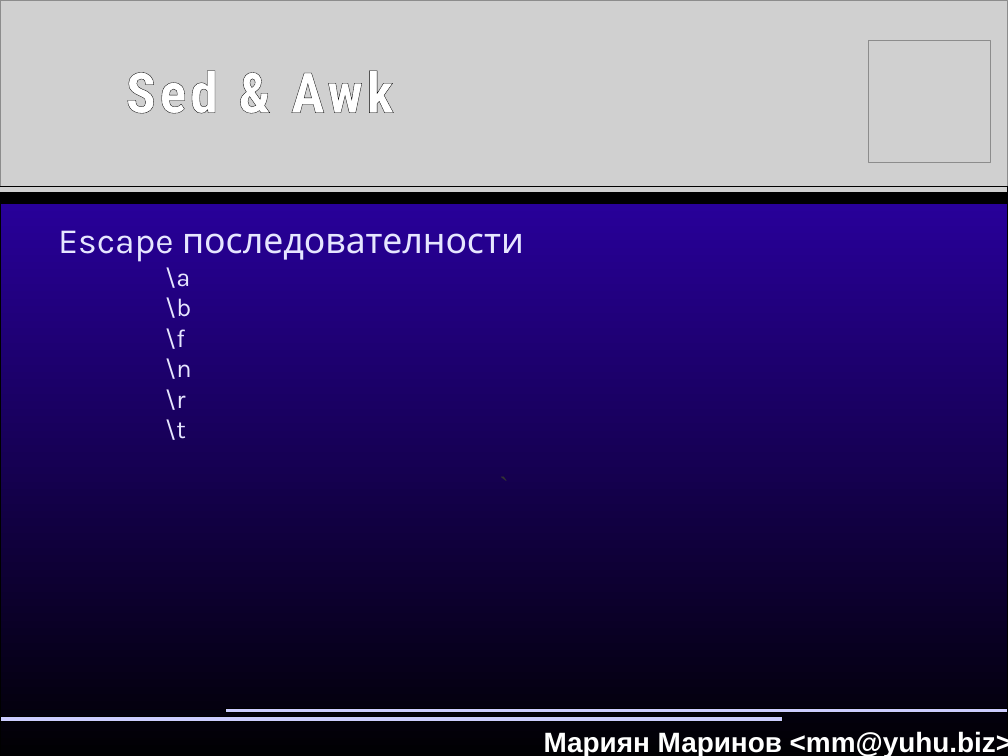
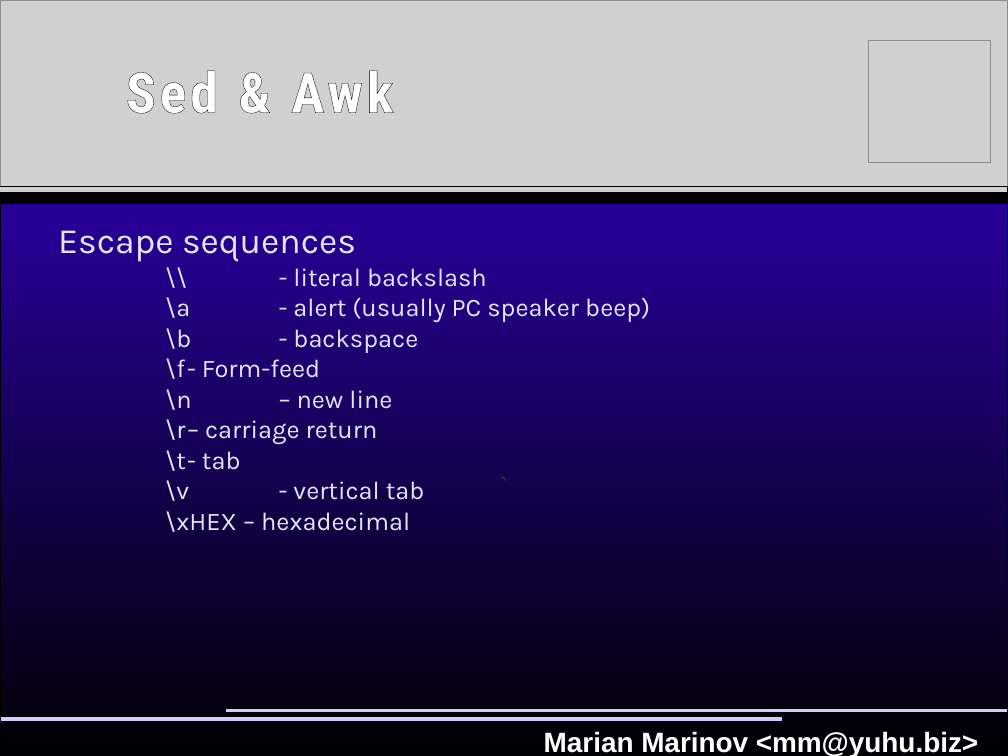
Before and after one commit to hackman/linux-sysadmin-course, a slide deck: slide 14 of presentations/Sed_and_awk.odp (slide 13 before the commit). Drawn at 1008x756 pixels with LibreOffice and Linux fonts; fonts in the diff are those of the drawing; grey boxes stand for pictures. Boxes give left, top, right and bottom in pixels: in the first picture for what was removed or moved away, otherwise in the second. Text is boxed around its words. In the diff, an @@ line names an element or a change of style, - is before the commit and + after.

```diff
--- a/presentations/Sed_and_awk.odp
+++ b/presentations/Sed_and_awk.odp
@@ text at (58, 230, 650, 532): text changed; size 28 to 20 pt @@
-Escape последователности
-\a
-\b
-\f
-\n
-\r
-\t
+Escape sequences
+\\ - literal backslash
+\a - alert (usually PC speaker beep)
+\b - backspace
+\f - Form-feed
+\n – new line
+\r – carriage return
+\t - tab
+\v - vertical tab
+\xHEX – hexadecimal
@@ text at (544, 731, 978, 756): text changed @@
-Мариян Маринов <mm@yuhu.biz>
+Marian Marinov <mm@yuhu.biz>
```
Also in this commit, not shown: 6 other slides changed, 8 slides added, 6 slides removed.
